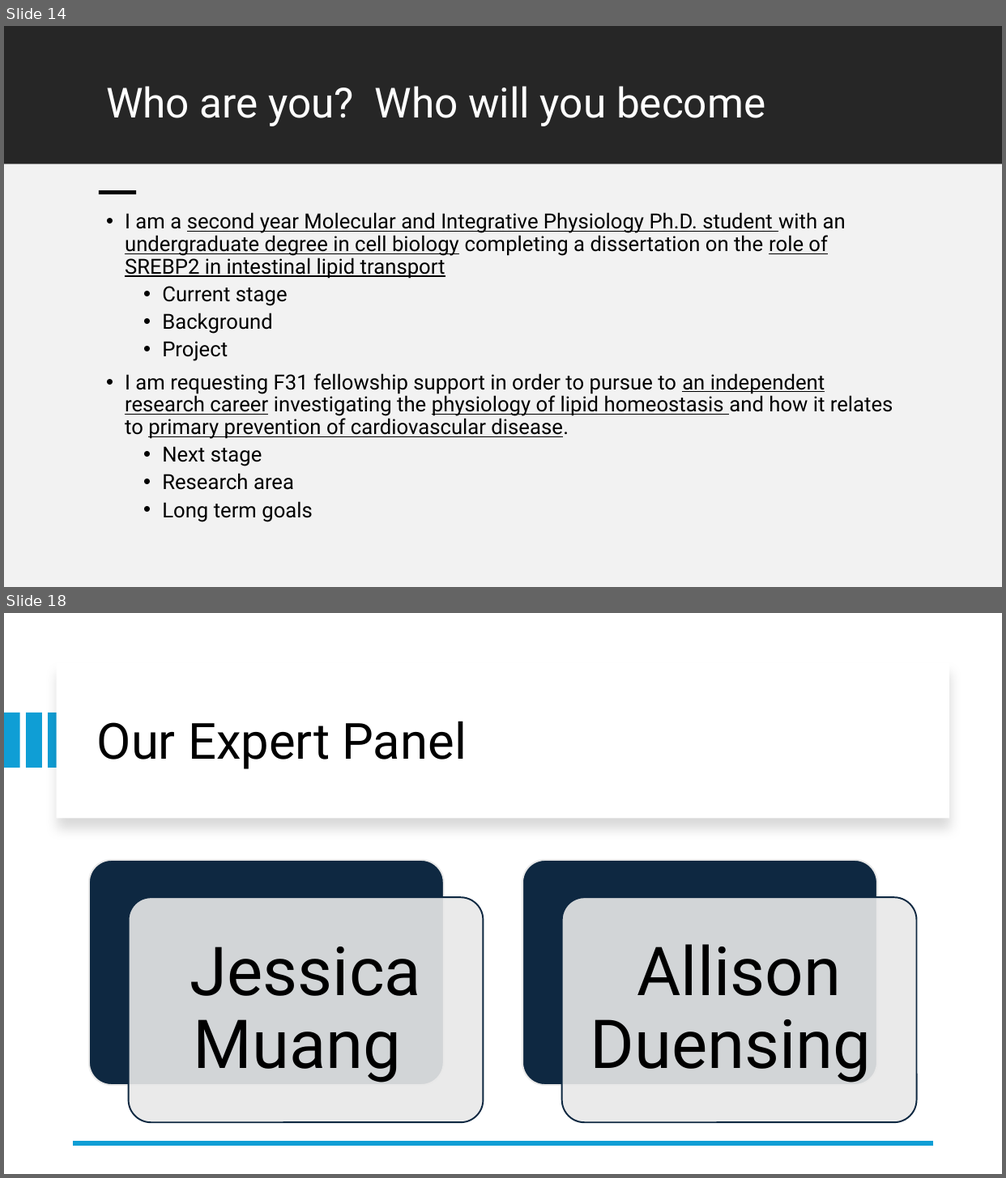
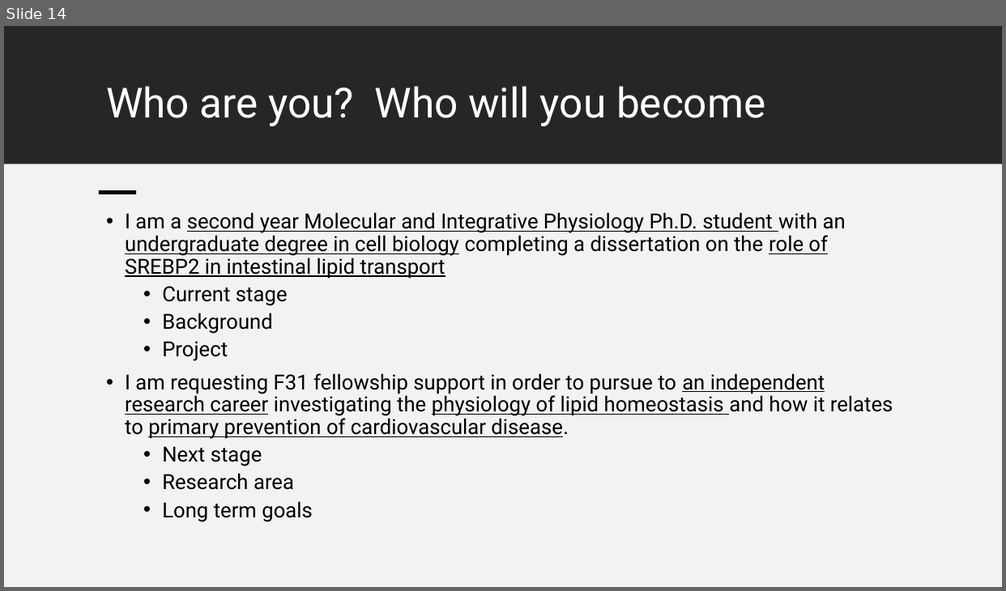
Before and after one commit to BridgesLab/FellowshipWorkshopDocuments, a slide deck: Documents/Slides/Orientation.pptx. Shown one above the other, each under a label of ours: slides 14 and 18 before the commit, slide 14 after it; the slides between them are not shown. The pictures are 1006x1178 and 1006x591 pixels, drawn with LibreOffice and Linux fonts; fonts in the diff are those of the drawing. Boxes give left, top, right and bottom in pixels: in the first picture for what was removed or moved away, otherwise in the second. Text is boxed around its words. In the diff, an @@ line names an element or a change of style, - is before the commit and + after.

```diff
--- a/Documents/Slides/Orientation.pptx
+++ b/Documents/Slides/Orientation.pptx
@@ slide 18 removed at (x1=4, y1=613, x2=1002, y2=1174), background #FFFFFF @@
@@ rectangle removed at (x1=57, y1=663, x2=949, y2=818) @@
@@ rectangle removed at (x1=4, y1=713, x2=19, y2=768) @@
@@ rectangle removed at (x1=26, y1=713, x2=41, y2=768) @@
@@ rectangle removed at (x1=49, y1=713, x2=64, y2=768) @@
@@ title removed at (x1=97, y1=721, x2=467, y2=769) @@
-Our Expert Panel
@@ group removed at (x1=89, y1=860, x2=917, y2=1122): 4 rounded rectangles, 2 texts @@
-Jessica Muang
-Allison Duensing
@@ line removed from (934, 1144) to (73, 1144) @@
```
Also in this commit, not shown: 8 slides changed, 1 other slide removed, 2 other files.
